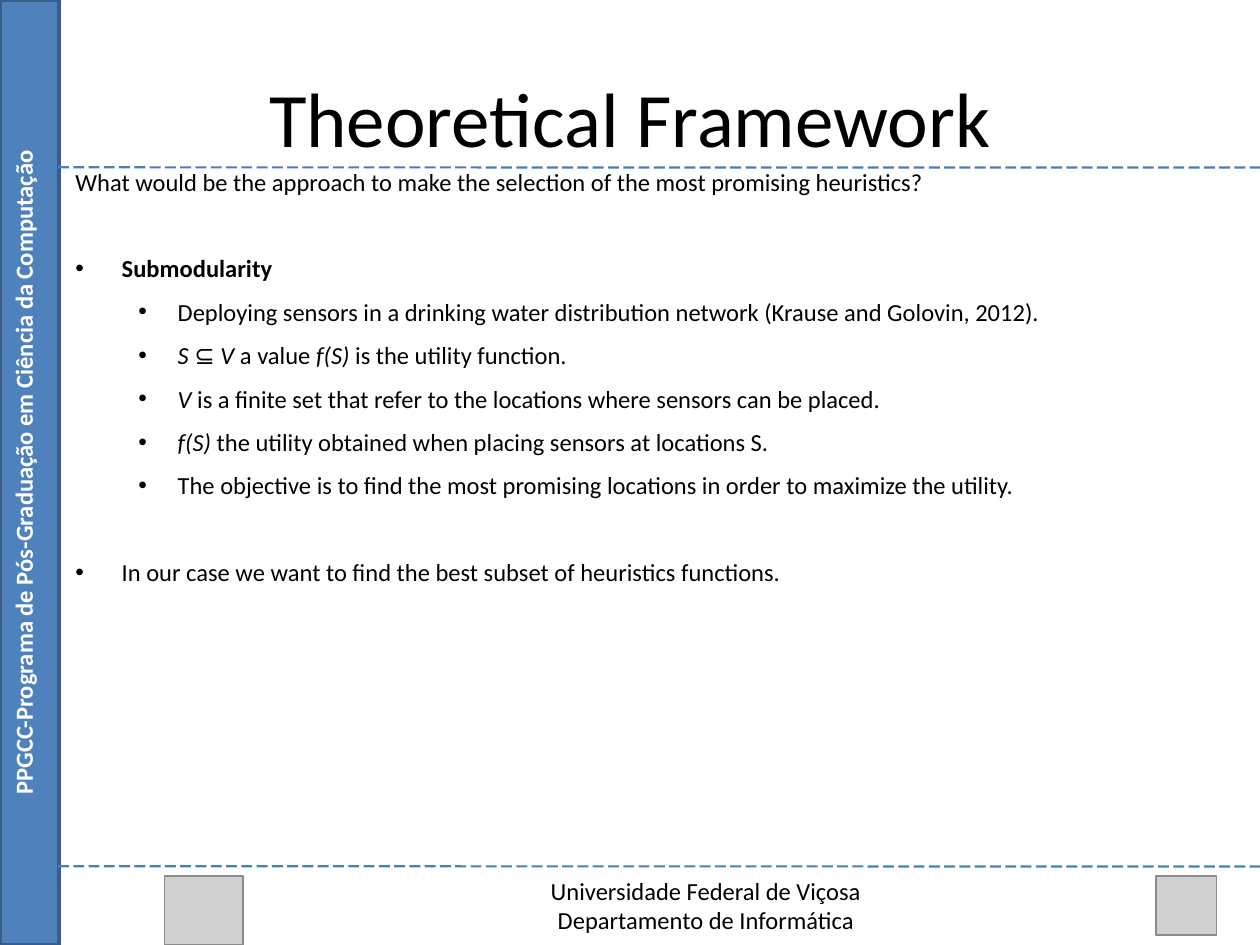
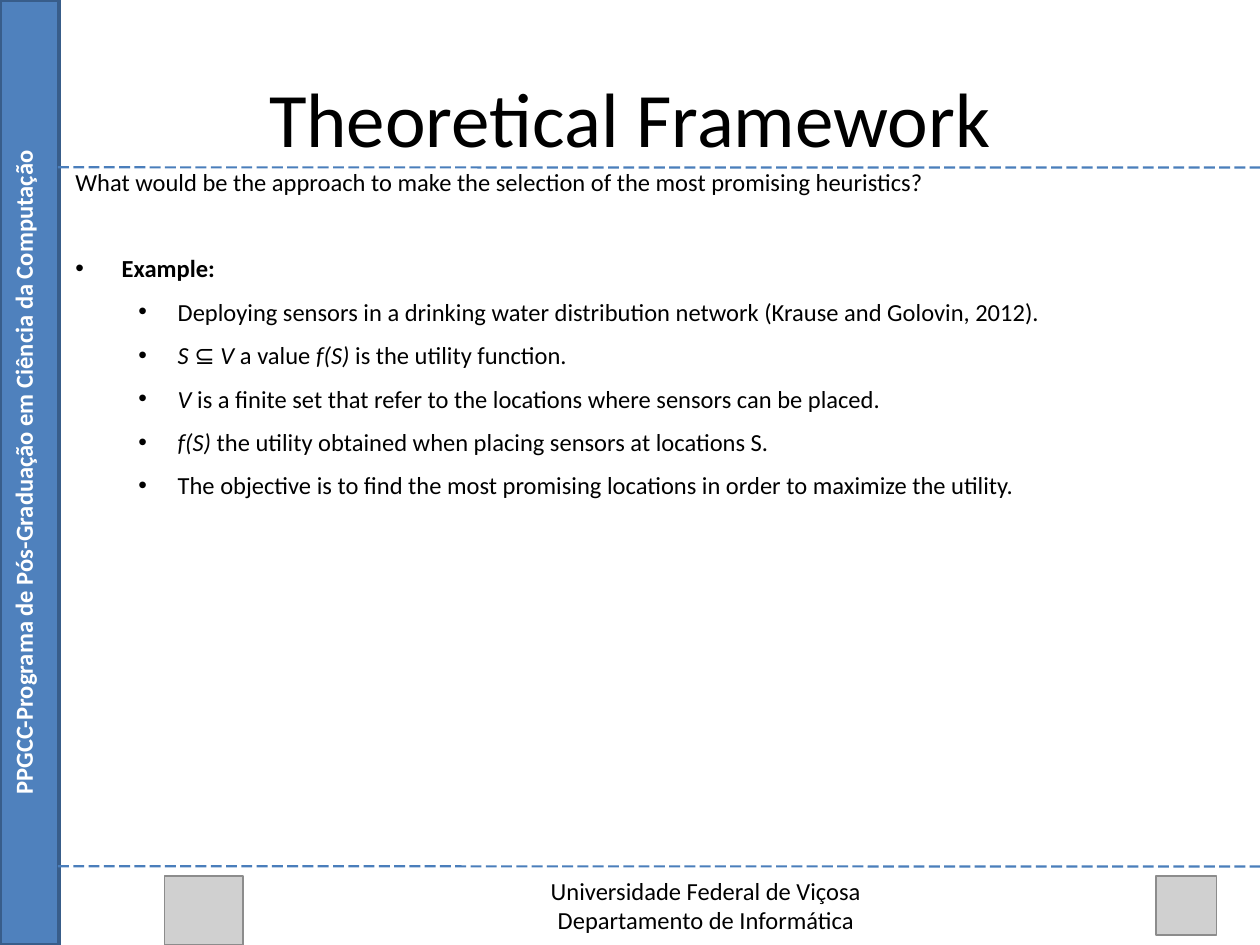
Before and after one commit to Marvinsky/research-marvin, a slide deck: slide 17 of latex/odp/selection heuristics.odp. Drawn at 1260x945 pixels with LibreOffice and Linux fonts; fonts in the diff are those of the drawing; grey boxes stand for pictures. Boxes give left, top, right and bottom in pixels: in the first picture for what was removed or moved away, otherwise in the second. Text is boxed around its words. In the diff, an @@ line names an element or a change of style, - is before the commit and + after.

Commit message:
20/08/15 update selection heuristics

```diff
--- a/latex/odp/selection heuristics.odp
+++ b/latex/odp/selection heuristics.odp
@@ text at (122,259,215,281): text changed @@
-• Submodularity
+• Example:
@@ text at (122,564,780,582): paragraph removed @@
-• In our case we want to find the best subset of heuristics functions.
```
Also in this commit, not shown: 8 other slides changed, 6 slides added.
